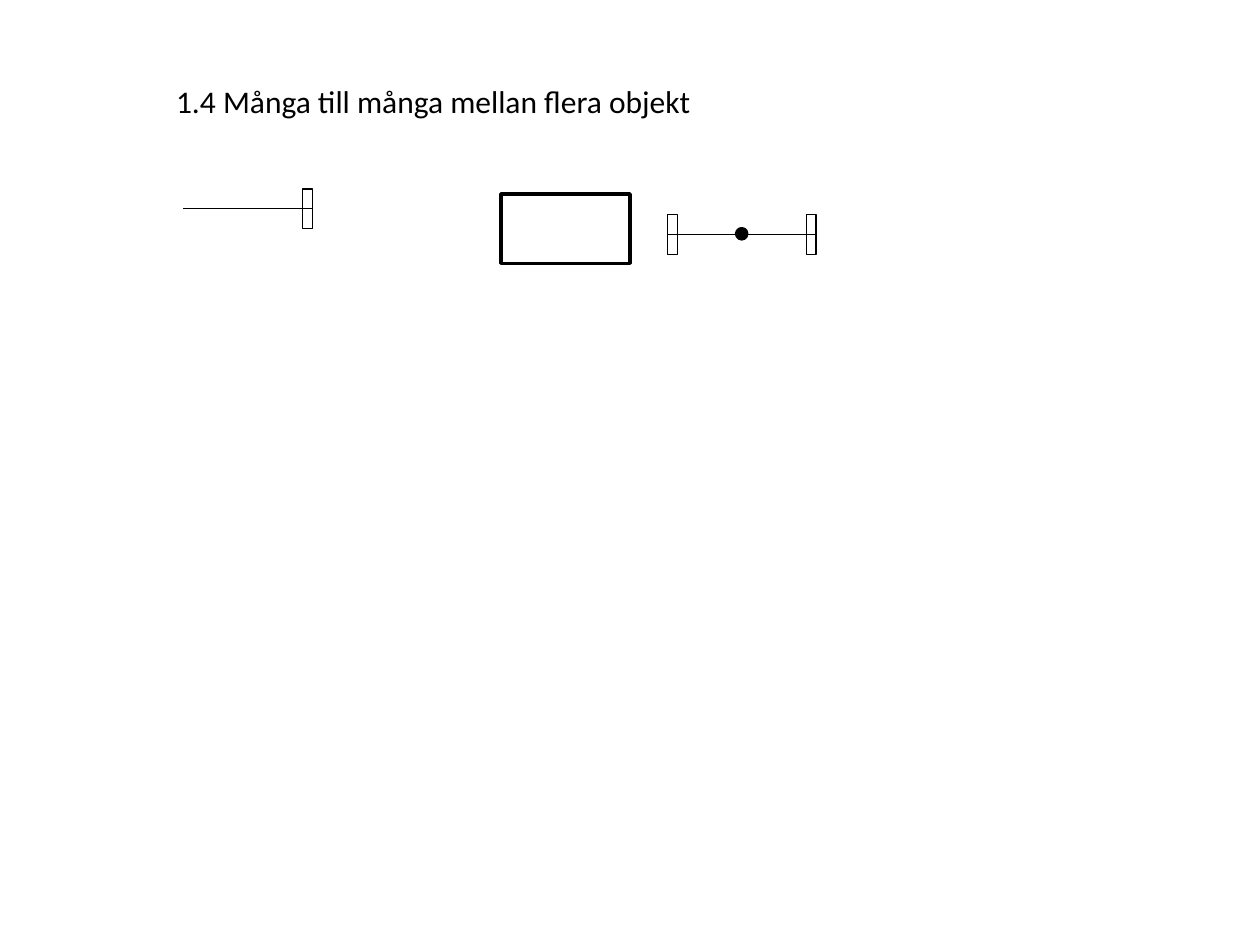
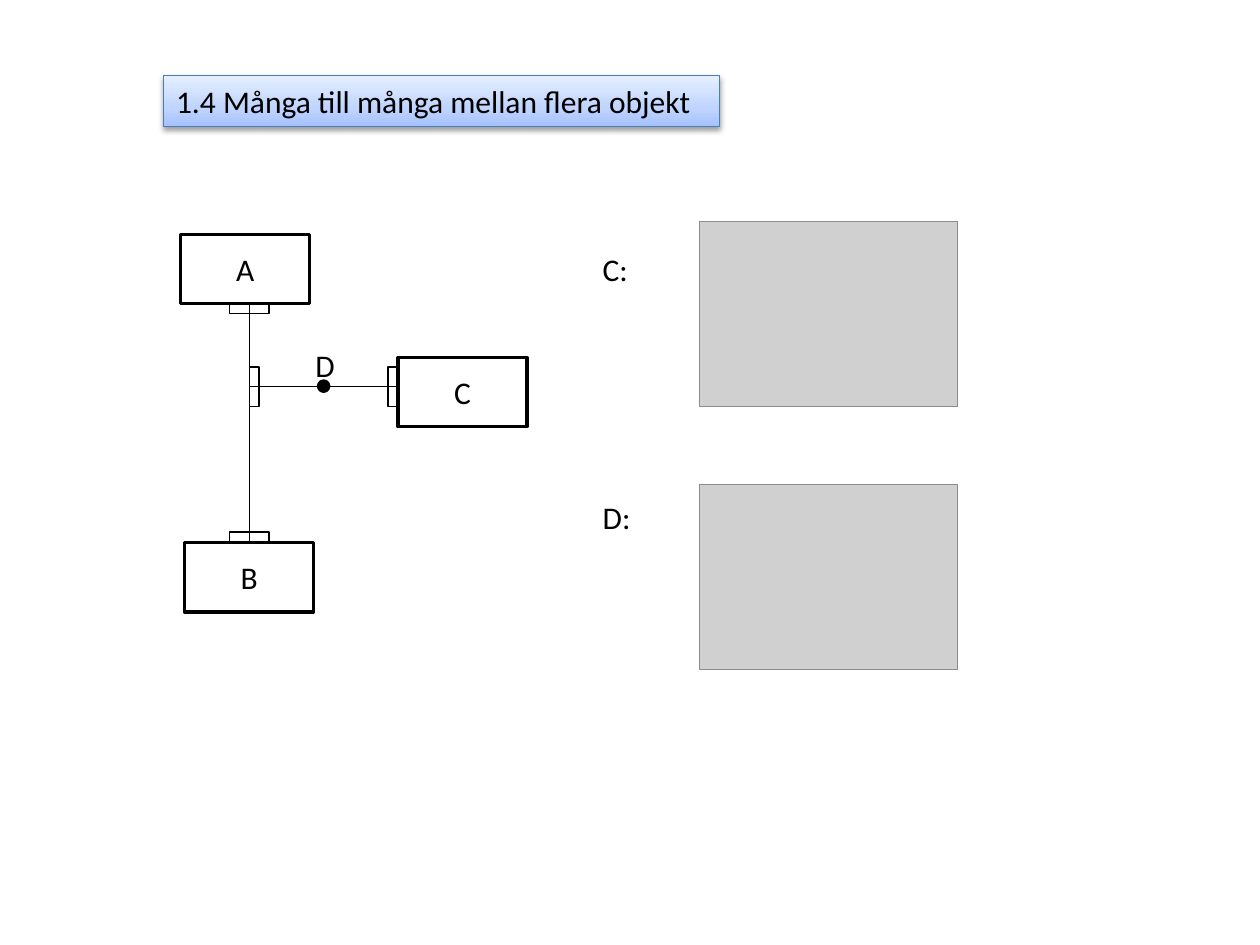
Before and after one commit to ed222an/Databasteknik, a slide deck: slide 5 of Labb 1/Laboration1.pptx. Drawn at 1260x945 pixels with LibreOffice and Linux fonts; fonts in the diff are those of the drawing; grey boxes stand for pictures. Boxes give left, top, right and bottom in pixels: in the first picture for what was removed or moved away, otherwise in the second. Text is boxed around its words. In the diff, an @@ line names an element or a change of style, - is before the commit and + after.

```diff
--- a/Labb 1/Laboration1.pptx
+++ b/Labb 1/Laboration1.pptx
@@ rectangle "1.4 Många till många mellan ...": place and size @@
-rectangle "1.4 Många till många mellan ..." at bbox=[176, 90, 690, 119]
+rectangle "1.4 Många till många mellan ..." at bbox=[164, 76, 719, 126]
@@ rectangle "1.4 Många till många mellan ..." at bbox=[164, 76, 719, 126]: fill none to gradient #A4C4FF to #BFD4FF to #E6EEFF; outline none to #4B7EBC 0.75 pt; shadow on @@
@@ rectangle removed at bbox=[501, 194, 630, 263] @@
@@ rectangle added at bbox=[180, 234, 309, 304], outline #000000 2 pt, 18 pt, text #000000 @@
+A
@@ picture added at bbox=[699, 222, 958, 407] @@
@@ text added at bbox=[603, 260, 628, 282], 18 pt, text #000000 @@
+C:
@@ rectangle added at bbox=[229, 304, 270, 314], outline #000000 0.75 pt @@
@@ line added from (249, 433) to (249, 304), #000000 0.75 pt @@
@@ text added at bbox=[315, 356, 334, 385], 18 pt, text #000000 @@
+D
@@ rectangle added at bbox=[398, 358, 527, 427], outline #000000 2 pt, 18 pt, text #000000 @@
+C
@@ 2 rectangles, 1 line: place and size @@
-2 rectangles, 1 line at bbox=[668, 214, 816, 255]
+2 rectangles, 1 line at bbox=[249, 367, 398, 407]
@@ line moved from (687, 234) - (816, 234) to (270, 387) - (398, 387) @@
@@ ellipse: place and size @@
-ellipse at bbox=[737, 229, 747, 239]
+ellipse at bbox=[319, 381, 329, 391]
@@ line moved from (184, 209) - (312, 209) to (249, 413) - (249, 542) @@
@@ text added at bbox=[603, 508, 631, 530], 18 pt, text #000000 @@
+D:
@@ picture added at bbox=[699, 485, 958, 670] @@
@@ rectangle at bbox=[229, 532, 270, 542]: rotation 0 to 90 degrees @@
@@ rectangle added at bbox=[185, 543, 314, 612], outline #000000 2 pt, 18 pt, text #000000 @@
+B
```
Also in this commit, not shown: 5 other slides changed, 1 slide added.
